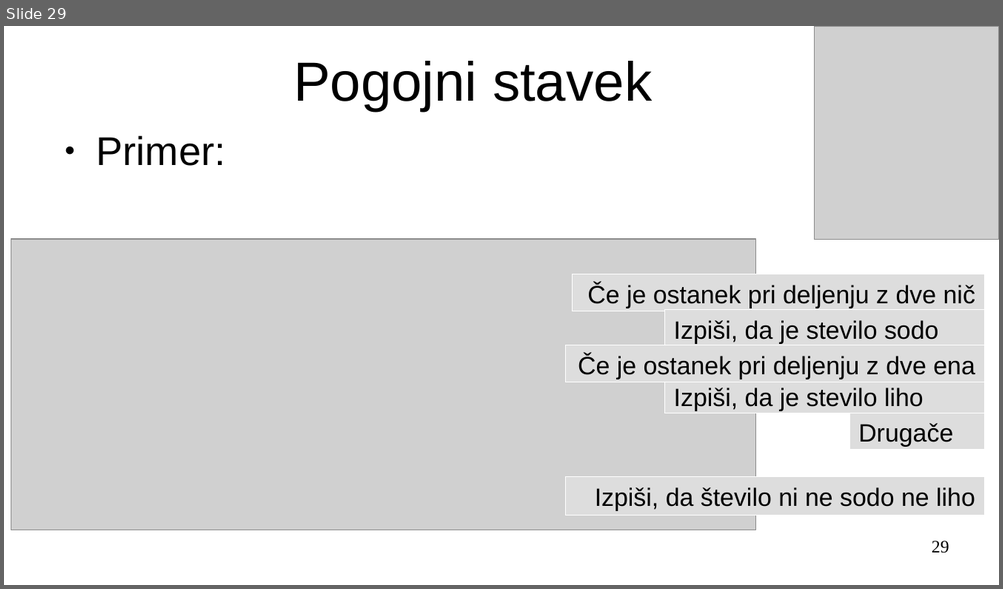
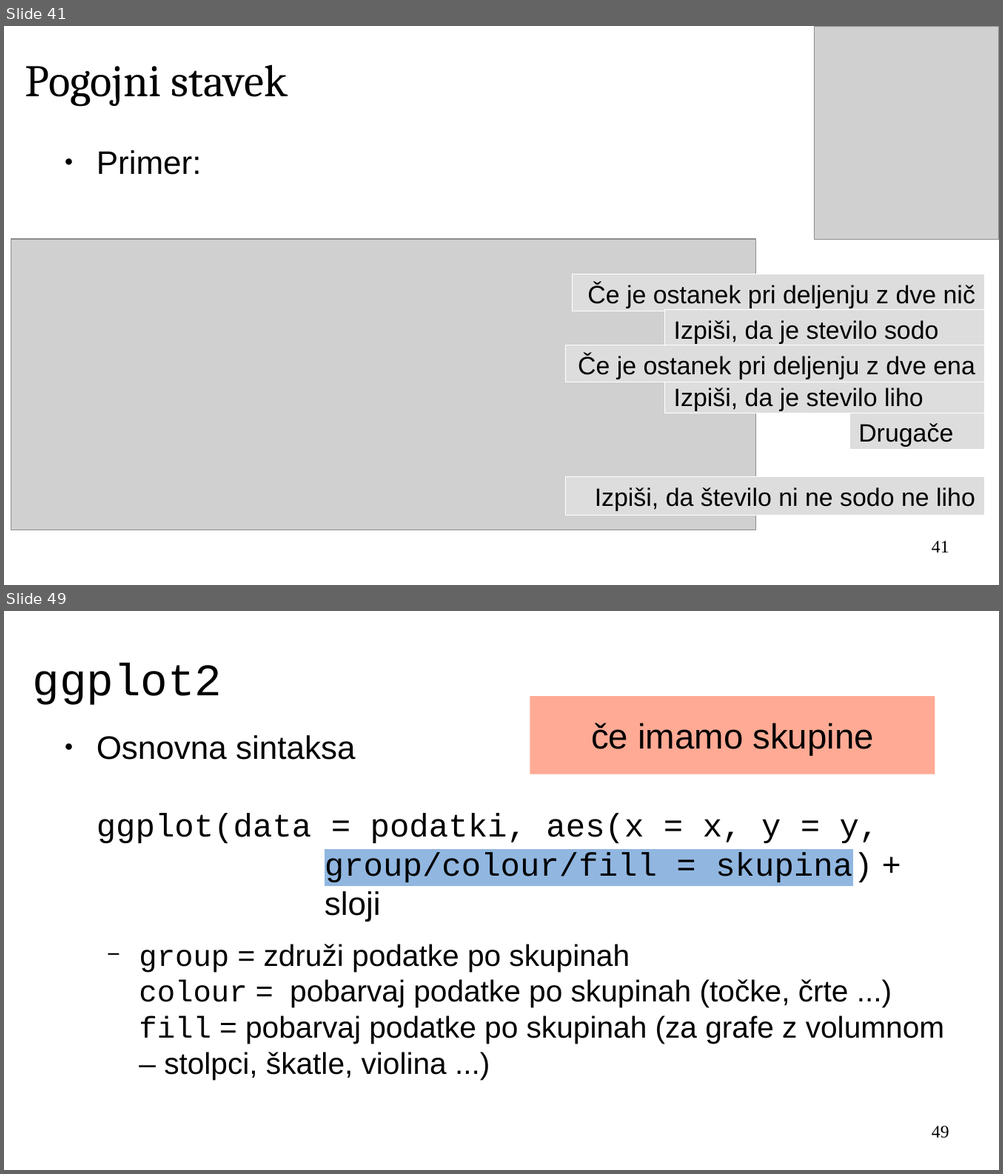
Before and after one commit to janaobsteter/R_tecaj, a slide deck: ModulB/ITTecaj_R_ModulB.odp. Shown one above the other, each under a label of ours: slide 29 before the commit, slides 41 and 49 after it; the slides between them are not shown. The pictures are 1003x589 and 1003x1174 pixels, drawn with LibreOffice and Linux fonts; fonts in the diff are those of the drawing; grey boxes stand for pictures. Boxes give left, top, right and bottom in pixels: in the first picture for what was removed or moved away, otherwise in the second. Text is boxed around its words. In the diff, an @@ line names an element or a change of style, - is before the commit and + after.

```diff
--- a/ModulB/ITTecaj_R_ModulB.odp
+++ b/ModulB/ITTecaj_R_ModulB.odp
@@ slide 49 added at <box>4,611,999,1170</box>, background #FFFFFF @@
@@ title added at <box>32,663,222,705</box>, 36 pt, text #000000 @@
+ggplot2
@@ rectangle added at <box>530,696,936,775</box>, fill #FFAA95, 28 pt, text #000000 @@
+če imamo skupine
@@ text added at <box>96,735,944,1080</box>, 24 pt, text #000000 @@
+● Osnovna sintaksa
+  ggplot(data = podatki, aes(x = x, y = y,
+  group/colour/fill = skupina) +
+  sloji
+  − group = združi podatke po skupinah
+    colour = pobarvaj podatke po skupinah (točke, črte ...)
+    fill = pobarvaj podatke po skupinah (za grafe z volumnom – stolpci, škatle, violina ...)
@@ page number added at <box>931,1126,949,1139</box>, 14 pt, text #000000 @@
+49
@@ what was slide 29 is now slide 41 @@
@@ slide 41 changed as well @@
@@ title "Pogojni stavek" at <box>25,64,287,107</box>: size 44 to 36 pt, font Arial to Cambria; alignment centre to left @@
@@ text "Primer:": place and size @@
-text "Primer:" at <box>96,136,225,166</box>
+text "Primer:" at <box>96,150,202,175</box>
@@ text "Primer:" at <box>96,150,202,175</box>: size 32 to 26 pt @@
@@ page number at <box>931,541,949,553</box>: text changed @@
-29
+41
```
Also in this commit, not shown: 26 other slides changed, 22 other slides added, 1 slide removed, 2 other files.
